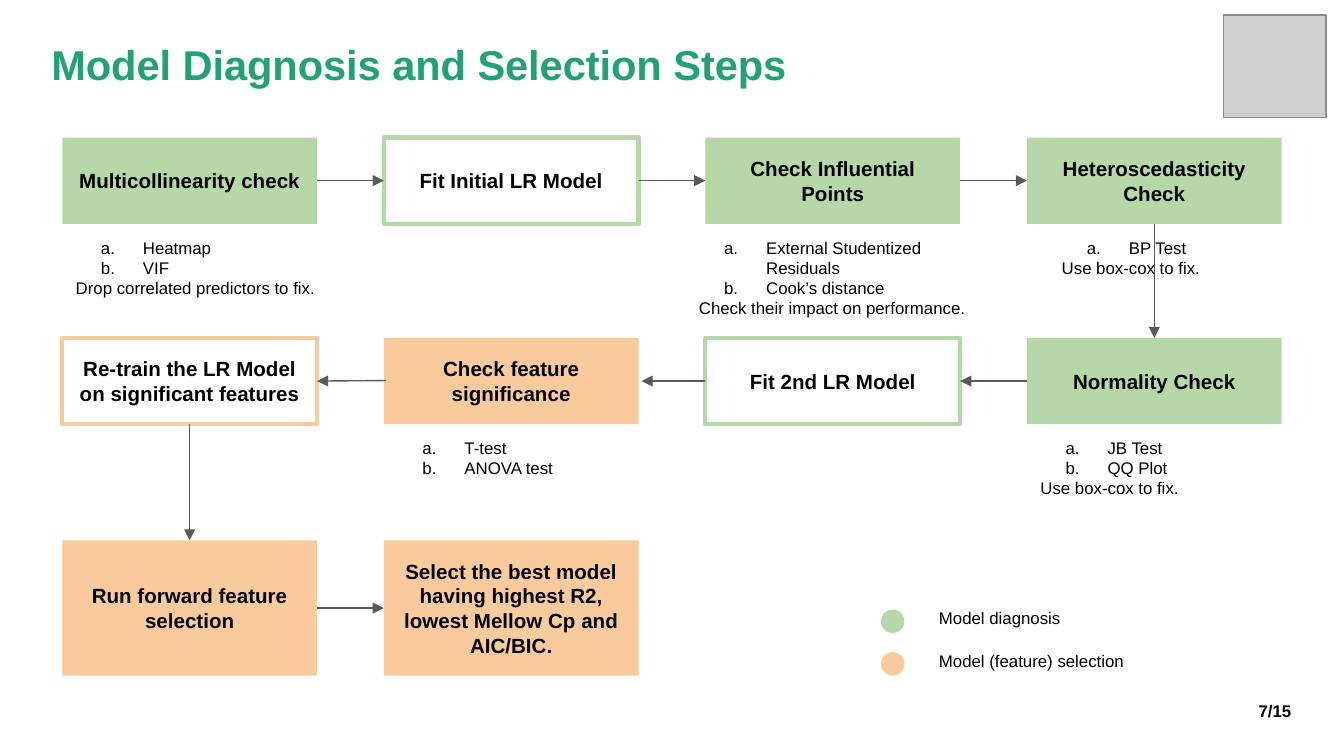
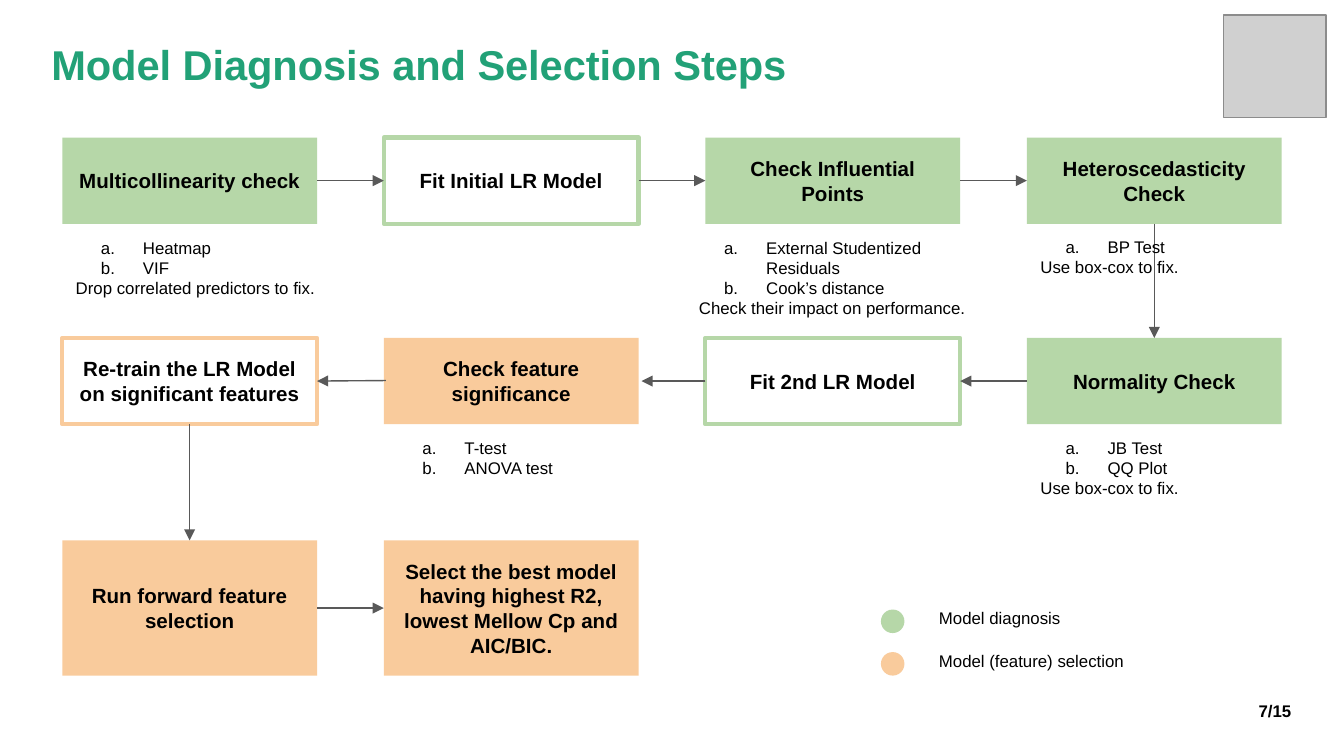
Before and after one commit to Shagun-25/Linear_Regression_Presentation, a slide deck: slide 8 of LR Presentation.pptx. Drawn at 1344x756 pixels with LibreOffice and Linux fonts; fonts in the diff are those of the drawing; grey boxes stand for pictures. Boxes give left, top, right and bottom in pixels: in the first picture for what was removed or moved away, otherwise in the second. Text is boxed around its words. In the diff, an @@ line names an element or a change of style, - is before the commit and + after.

```diff
--- a/LR Presentation.pptx
+++ b/LR Presentation.pptx
@@ text "BP Test": place and size @@
-text "BP Test" at bbox=[1062, 242, 1199, 278]
+text "BP Test" at bbox=[1040, 239, 1178, 273]
```
Also in this commit, not shown: 3 other slides changed.
